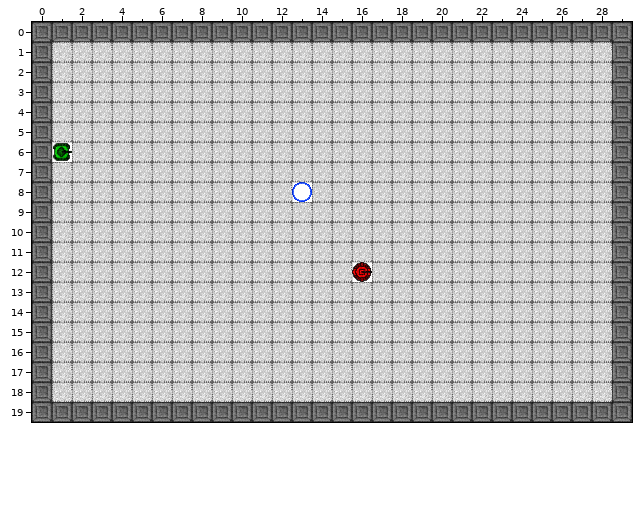
Two versions of a level (Tiled map, assets/maps/map1.tmx). This is how it looked before the edit.
Cells are 20x20 px. Shown: x 0..29, y 0..19.
Now the later version:
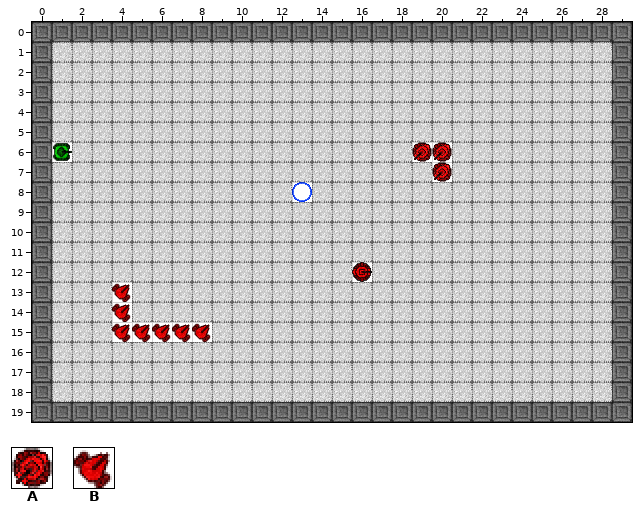
Key: from "Demo": A 25, B 64.
_ is an empty cell, . an unchanged one.
Tiles of an added or newly shown layer are drawn over the layers below it.
The author wrote: Add support for multi tile layers + register MapObject for egui inspector
Edits made:
--- layer "Tile Layer 2" (added)
@@ x 19..20 @@
- 6 __
- 7 ._
+ 6 AA
+ 7 .A
--- layer "Tile Layer 3" (added)
@@ x 4..8 @@
-13 _....
-14 _....
-15 _____
+13 B....
+14 B....
+15 BBBBB
Pixel boxes of the changes (left, top, right, bottom) in both pictures:
added: (412, 142, 452, 182)
added: (112, 282, 212, 342)
